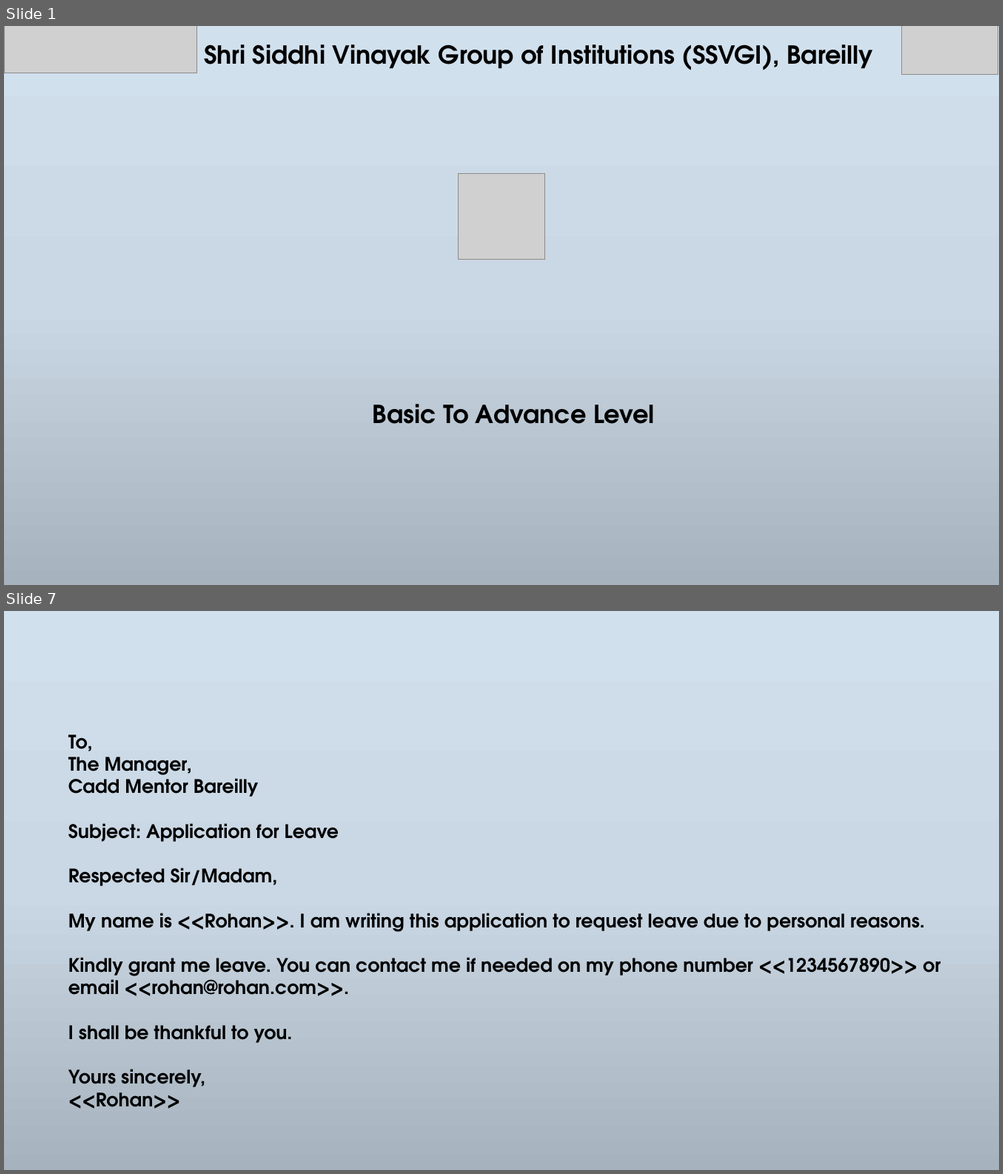
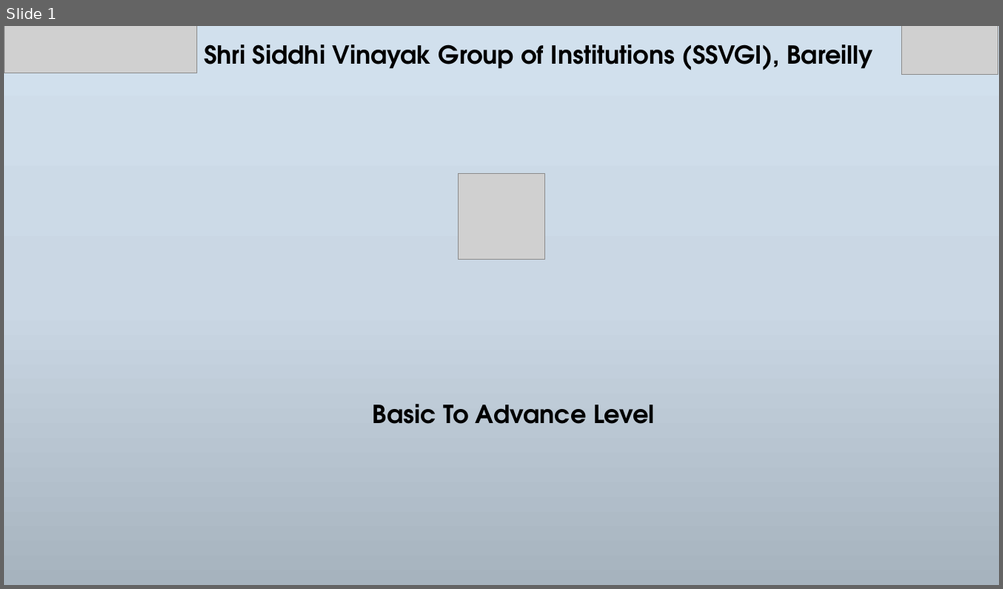
Before and after one commit to NeerajKatheriya1435/Siddhi-Vinayak-STD, a slide deck: Presentations Files/Day3.pptx. Shown one above the other, each under a label of ours: slides 1 and 7 before the commit, slide 1 after it; the slides between them are not shown. The pictures are 1003x1174 and 1003x589 pixels, drawn with LibreOffice and Linux fonts; fonts in the diff are those of the drawing; grey boxes stand for pictures; background and template pictures are left out. Boxes give left, top, right and bottom in pixels: in the first picture for what was removed or moved away, otherwise in the second. Text is boxed around its words. In the diff, an @@ line names an element or a change of style, - is before the commit and + after.

```diff
--- a/Presentations Files/Day3.pptx
+++ b/Presentations Files/Day3.pptx
@@ slide 7 removed at (4, 611, 999, 1170), background gradient #D1E0EE to #CBD8E4 to #A7B3BE @@
@@ text removed at (68, 735, 940, 1109) @@
-To,
-The Manager,
-Cadd Mentor Bareilly
-Subject: Application for Leave
-Respected Sir/Madam,
-My name is <<Rohan>>. I am writing this application to request leave due to personal reasons.
-Kindly grant me leave. You can contact me if needed on my phone number <<1234567890>> or email <<rohan@rohan.com>>.
-I shall be thankful to you.
-Yours sincerely,
-<<Rohan>>
```
Also in this commit, not shown: 1 slide changed, 5 slides added, 4 other slides removed, 4 other files.
